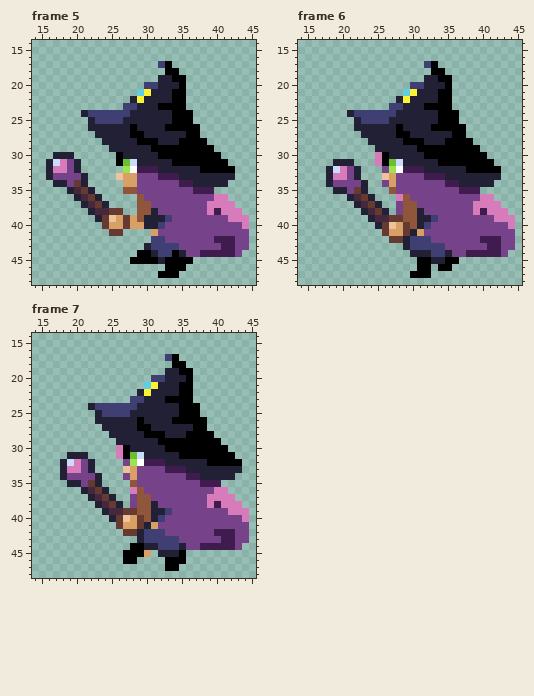
Edited in one commit: pixel-art file (Assets/Sprites/Evange_Main_Character/EvangeNoro.aseprite). Above is the file before it was changed.
64x64 pixels, 7 frames. Shown: frame 5: x 14..45, y 14..48; frame 6: x 14..45, y 14..48; frame 7: x 14..45, y 14..48. The commit also changed other frames, which this record leaves out.
After:
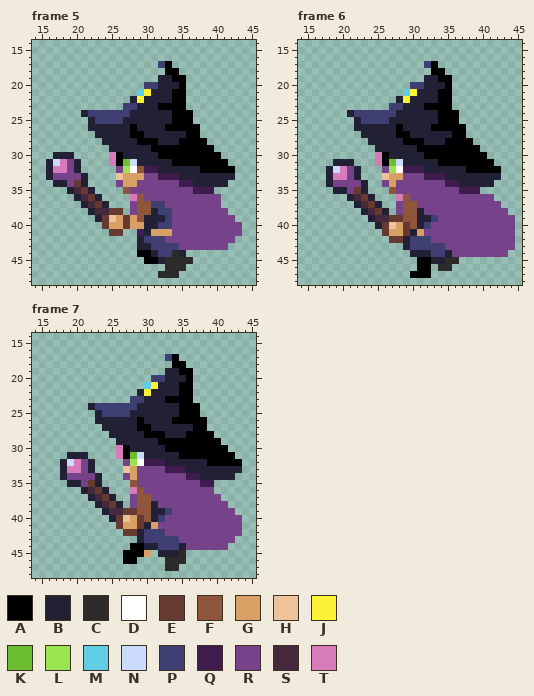
Palette (. is transparent): A #000000  B #222034  C #2c2b2a  D #ffffff  E #663931  F #8f563b  G #d9a066  H #eec39a  J #fbf236  K #6abe30  L #99e550  M #5fcde4  N #cbdbfc  P #3f3f74  Q #3f1c4d  R #76428a  S #45283c  T #d77bba
From the commit log: evange in all directions moving correctly
Changes in this commit:
Frame 5:
The edit adds colour B in row 41 at x 30; in rows 42 to 43 at x 29.
Colour A gives way to colour C in row 44 at x 34; in row 45 at x 33 to 36; in row 46 at x 33 to 35; in row 47 at x 32 to 34.
Colour Q gives way to colour F in row 32 at x 29.
Colour R gives way to colour G in row 33 at x 29; in row 41 at x 32 to 33.
The edit adds colour P in row 42 at x 30.
Colour R gives way to colour P in row 37 at x 31 to 32; in row 38 at x 32 to 33; in row 40 at x 33.
The edit adds colour Q in row 41 at x 29.
The edit adds colour R in row 32 at x 26; in row 34 at x 26; in rows 37 to 38 at x 28.
Colour F gives way to colour R in row 35 at x 28.
Colour Q gives way to colour R in row 38 at x 40; in row 42 at x 40 to 42; in row 43 at x 41.
Colour T gives way to colour R in row 36 at x 40; in row 37 at x 39 to 40; in row 38 at x 39 and 41; in row 39 at x 42.
The edit adds colour T in rows 30 to 31 at x 25; in row 36 at x 28.
The author cleared colour A in row 45 at x 28 to 29.
The author cleared colour Q in row 43 at x 42; in row 44 at x 38 to 42.
The author cleared colour R in row 41 at x 44; in rows 42 to 43 at x 43 to 44; in row 44 at x 36 to 37 and 43.
The author cleared colour T in row 36 at x 41; in row 37 at x 41 to 42; in row 38 at x 42 to 43; in row 39 at x 43 to 44; in row 40 at x 44.
Frame 6:
Colour A gives way to colour C in row 45 at x 35 to 36; in row 46 at x 34 to 35.
Colour R gives way to colour G in row 33 at x 28.
Colour Q gives way to colour R in row 38 at x 40; in row 42 at x 40 to 42; in row 43 at x 41 to 42; in row 44 at x 38 to 42.
Colour T gives way to colour R in row 36 at x 40 to 41; in row 37 at x 39 to 42; in row 38 at x 39 and 41 to 43; in row 39 at x 42 to 44; in row 40 at x 44.
Frame 7:
Colour A gives way to colour C in row 45 at x 35; in row 46 at x 33 to 35; in row 47 at x 33 to 34.
Colour Q gives way to colour R in row 38 at x 40; in row 42 at x 40 to 42; in row 43 at x 41 to 42; in row 44 at x 38 to 41.
Colour T gives way to colour R in row 37 at x 39 to 40; in row 38 at x 39 and 41; in row 39 at x 42.
The author cleared colour Q in row 35 at x 40; in row 44 at x 42.
The author cleared colour R in rows 41 to 42 at x 44; in row 43 at x 43 to 44; in row 44 at x 43.
The author cleared colour T in row 36 at x 40 to 41; in row 37 at x 41 to 42; in row 38 at x 42 to 43; in row 39 at x 43 to 44; in row 40 at x 44.
Pixel boxes of the changes (left, top, right, bottom) in both pictures:
changed: (109, 152, 249, 278)
changed: (396, 173, 403, 180)
changed: (438, 194, 515, 271)
changed: (165, 480, 249, 571)
